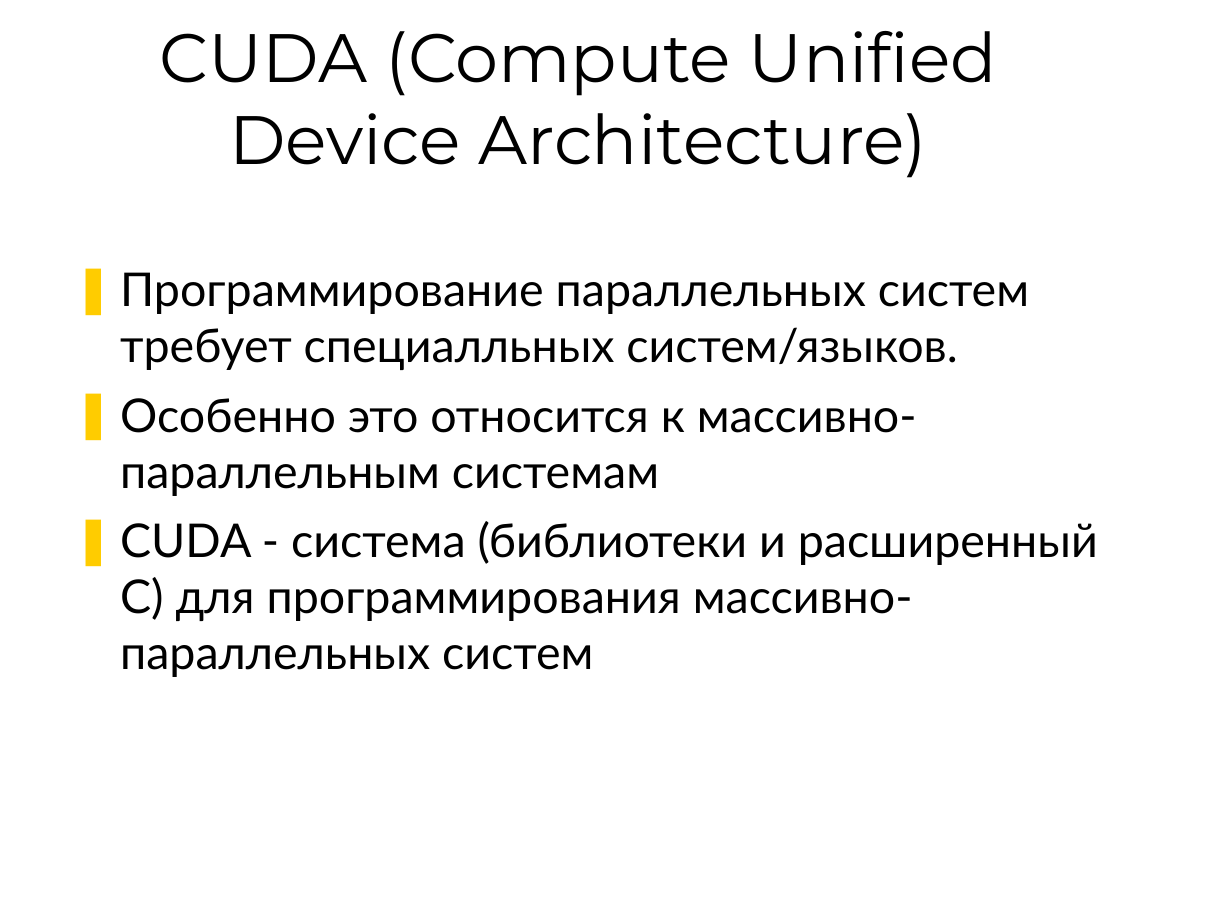
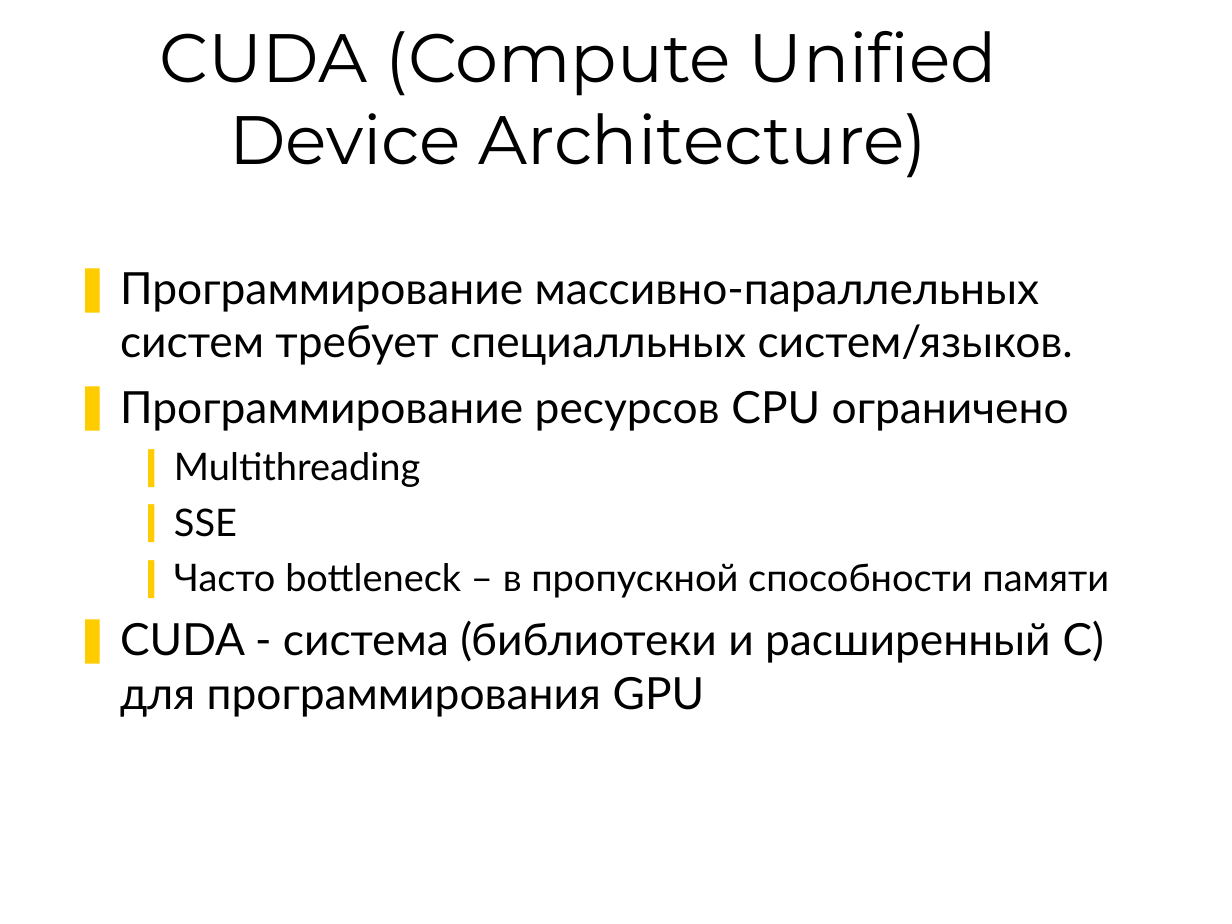
Before and after one commit to 7633/msu-cuda-course, a slide deck: slide 19 of Lectures/L1 24022009/Lection-1.ppt (slide 16 before the commit). Drawn at 1232x924 pixels with LibreOffice and Linux fonts; fonts in the diff are those of the drawing; background and template pictures are left out. Boxes give left, top, right and bottom in pixels: in the first picture for what was removed or moved away, otherwise in the second. Text is boxed around its words. In the diff, an @@ line names an element or a change of style, - is before the commit and + after.

Commit message:
[~] edit

```diff
--- a/Lectures/L1 24022009/Lection-1.ppt
+++ b/Lectures/L1 24022009/Lection-1.ppt
@@ text at box(120, 272, 1109, 717): text changed; size 27.2 to 25.9 pt @@
-❚ Программирование параллельных систем требует специалльных систем/языков.
-❚ Особенно это относится к массивно-параллельным системам
-❚ CUDA - система (библиотеки и расширенный C) для программирования массивно-параллельных систем
+❚ Программирование массивно-параллельных систем требует специалльных систем/языков.
+❚ Программирование ресурсов CPU ограничено
+  ❙ Multithreading
+  ❙ SSE
+  ❙ Часто bottleneck – в пропускной способности памяти
+❚ CUDA - система (библиотеки и расширенный C) для программирования GPU
```
Also in this commit, not shown: 5 other slides changed, 6 slides added, 3 slides removed.
